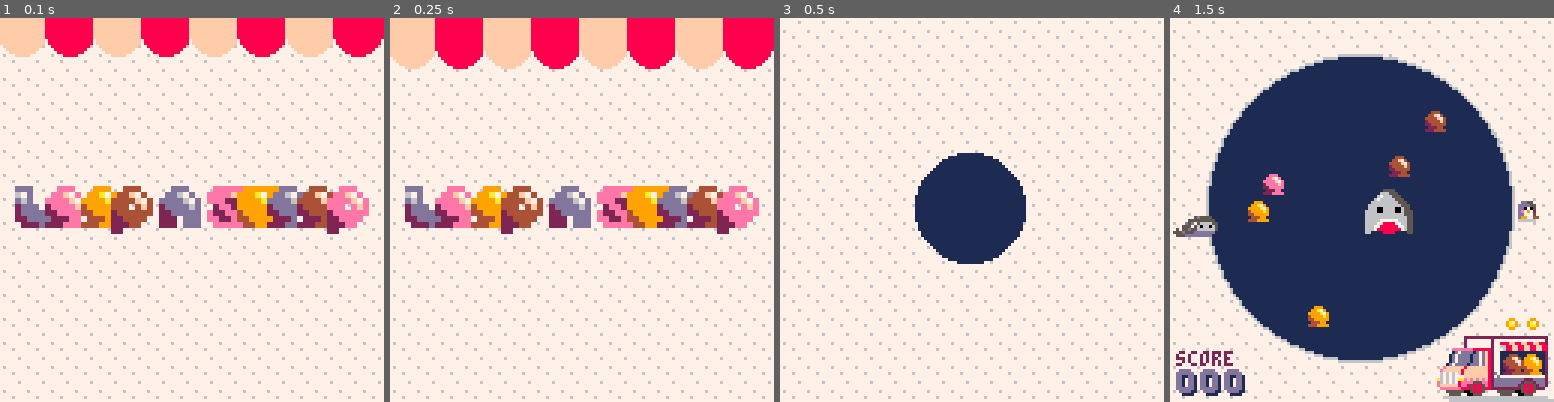
Above: before the commit, frames 1-4 (left to right).
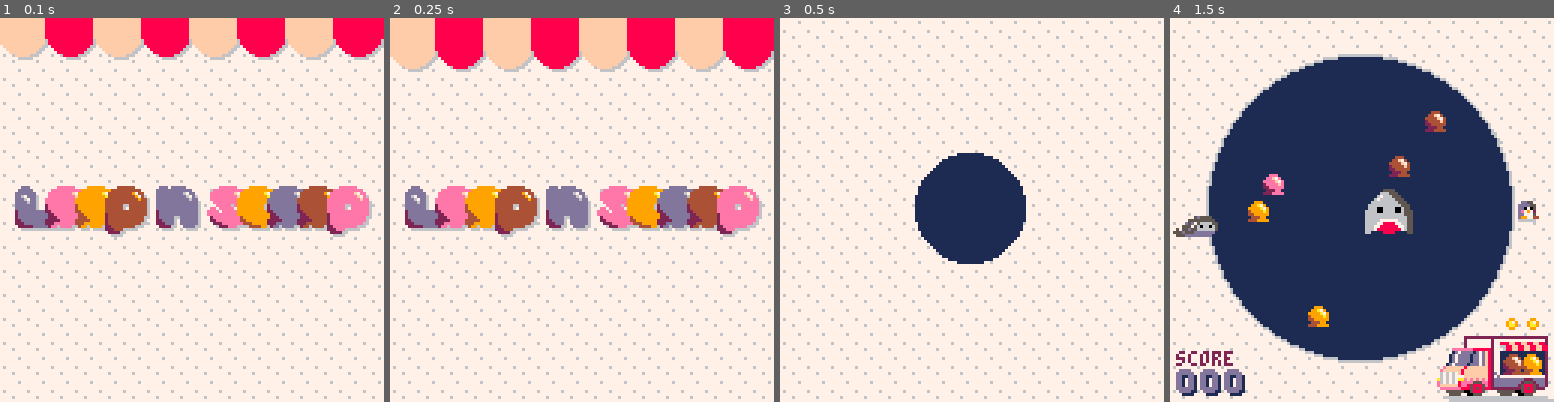
Above: after the commit, the same moments.

Repository: phwebi/loop-n-scoop
Game: PICO-8 cartridge not_frogger.p8
Same seed, same stepped clock (60 frames per second), same inputs: the game is played once before the commit and once after it.
Inputs:
- Up to frame 1 (0.1 s): no input
- Up to frame 2 (0.25 s): no input
- Up to frame 3 (0.5 s): tap X (X key) at 0.33 s
- Up to frame 4 (1.5 s): tap O (Z key) at 0.7 s; tap X (X key) at 1.07 s

The runs differ from the first frame. In frame 1, 5.1% of the frame differs, in the area x 3-100%, y 5-58%; in frame 2, 5.1%; in frame 3, nothing differs; in frame 4, nothing differs.

Commit message:
title scren!!

Diff:
--- a/not_frogger.p8
+++ b/not_frogger.p8
@@ -141,12 +141,19 @@
       local c = (i%2 == 0) and 15 or 8
       local x_end = ((i+1)*16) - 1
       local x_start = x_end - 16
+
+      circfill(16*(i+1)-8,y+1,8,6)
       rectfill(x_start,0,x_end,y,c)
       circfill(16*(i+1)-8-1,y,8,c)
     end
 
-    -- print('loop & scoop', 40, 48, 13)
-    zspr(85, 8, 1, 3, 56, 2)
+    local x = t%20 < 10 and 56 or 55
+    for i=0, 15 do
+      pal(i, 6)
+    end
+    spr(128, 4, x+1, 16, 2)
+    pal()
+    spr(128, 3, x, 16, 2)
 
     if (t>0) then
       local c=t%16>4 and 13 or 8
@@ -776,16 +783,28 @@
   return sh
  end
 
-function zspr(n,w,h,dx,dy,dz)
-  sx = 8 * (n % 16)
-  sy = 8 * flr(n / 16)
-  sw = 8 * w
-  sh = 8 * h
-  dw = sw * dz
-  dh = sh * dz
-
-  sspr(sx,sy,sw,sh, dx,dy,dw,dh)
-end
+…(22 lines of a section not shown)…
 
 
 
Not shown, changed: 31 lines of the sprite sheet (__gfx__) section of not_frogger.p8
